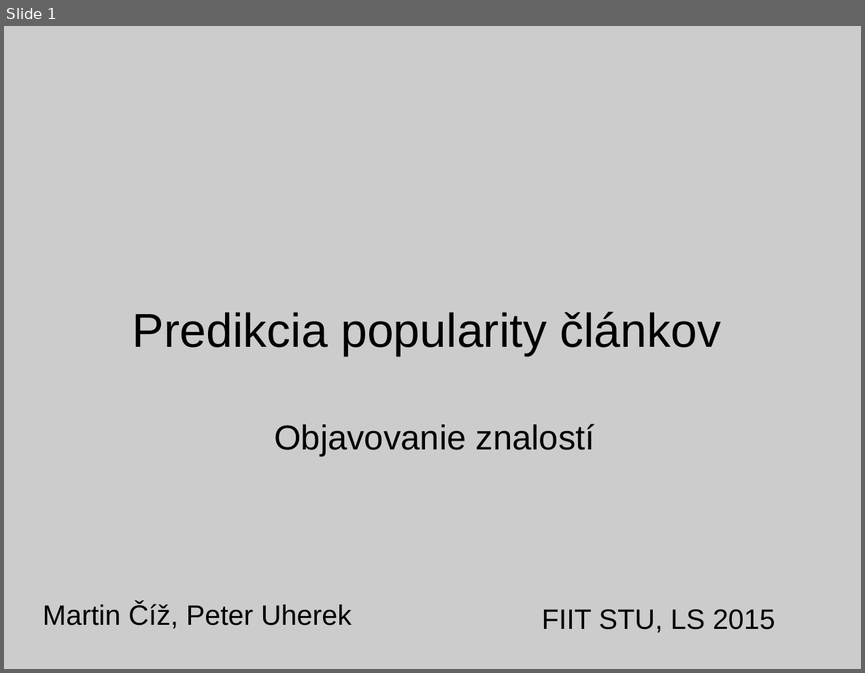
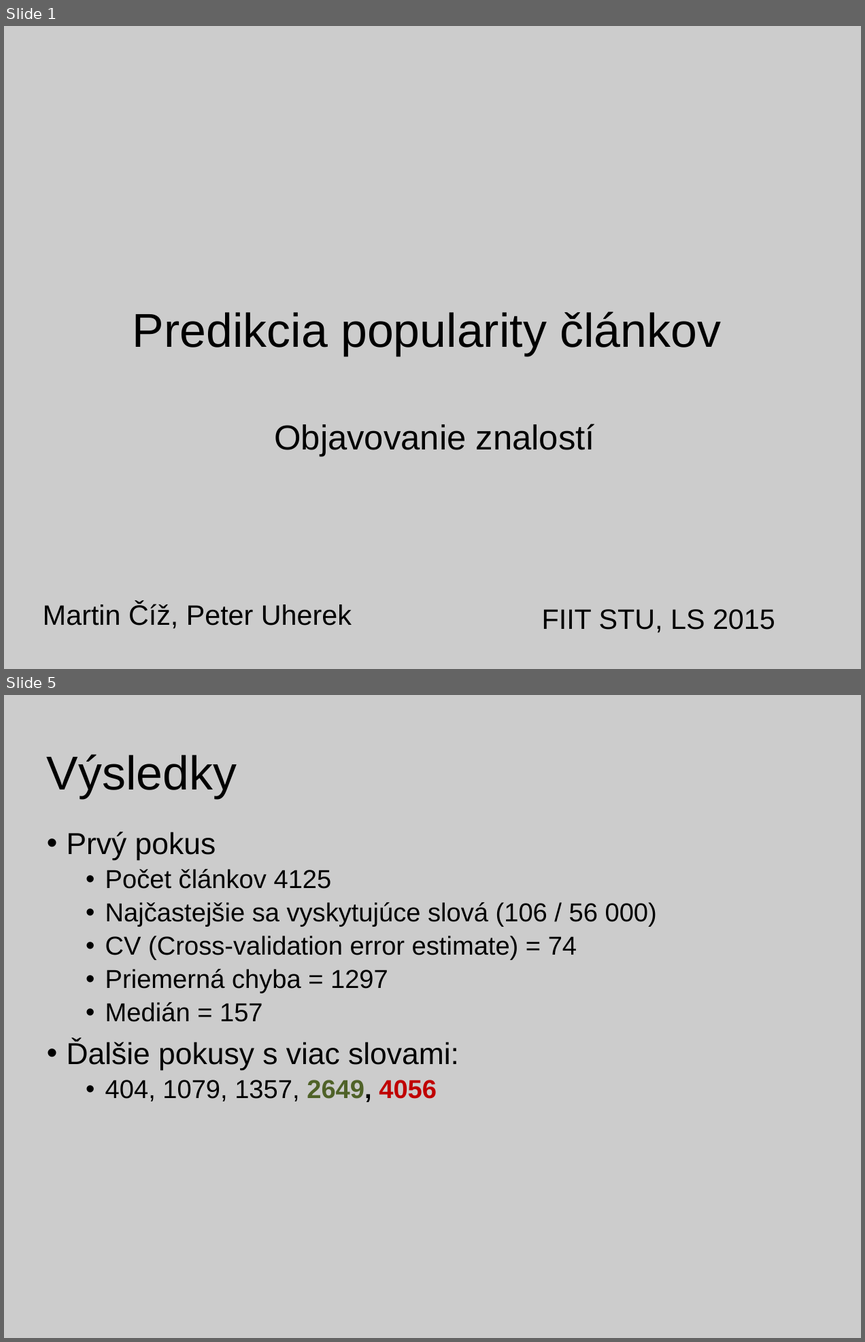
Before and after one commit to PeterUherek/objavovanie, a slide deck: prezentacia.pptx. Shown one above the other, each under a label of ours: slide 1 before the commit, slides 1 and 5 after it; the slides between them are not shown. The pictures are 865x673 and 865x1342 pixels, drawn with LibreOffice and Linux fonts; fonts in the diff are those of the drawing. Boxes give left, top, right and bottom in pixels: in the first picture for what was removed or moved away, otherwise in the second. Text is boxed around its words. In the diff, an @@ line names an element or a change of style, - is before the commit and + after.

```diff
--- a/prezentacia.pptx
+++ b/prezentacia.pptx
@@ slide 5 added at (4, 695, 861, 1338), background #CCCCCC @@
@@ title added at (47, 754, 237, 798), 44 pt, text #000000 @@
+Výsledky
@@ text added at (67, 832, 657, 1102), 24 pt, text #000000 @@
+• Prvý pokus
+  • Počet článkov 4125
+  • Najčastejšie sa vyskytujúce slová (106 / 56 000)
+  • CV (Cross-validation error estimate) = 74
+  • Priemerná chyba = 1297
+  • Medián = 157
+• Ďalšie pokusy s viac slovami:
+  • 404, 1079, 1357, 2649, 4056
```
Also in this commit, not shown: 3 slides changed, 7 other slides added, 1 slide removed.
